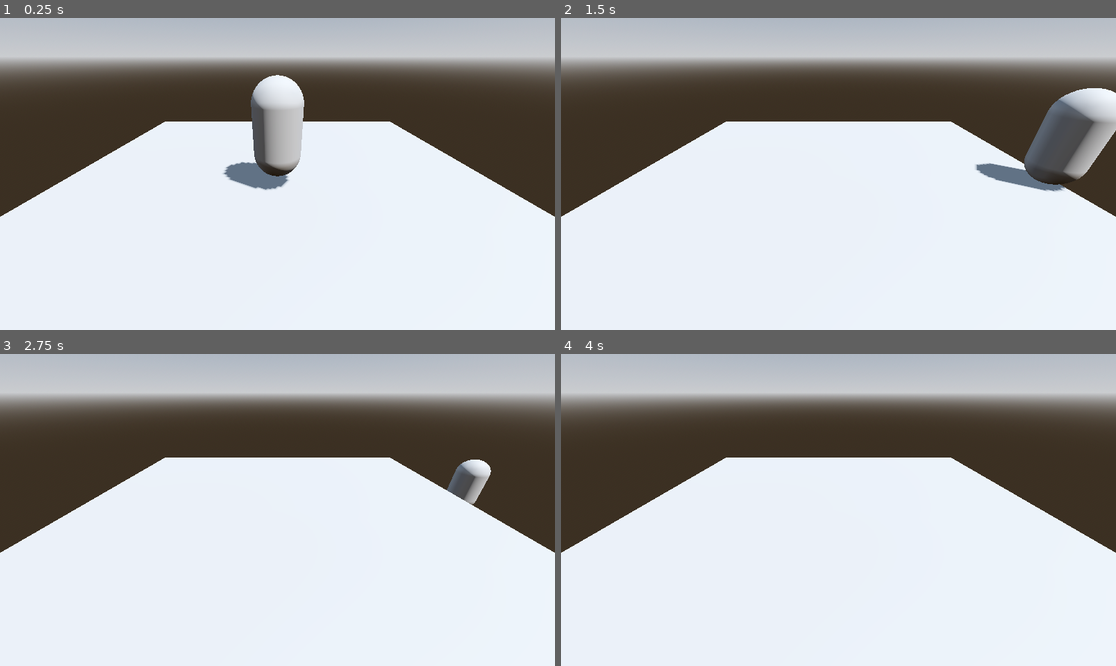
Above: before the commit, frames 1-4 (two rows, left to right).
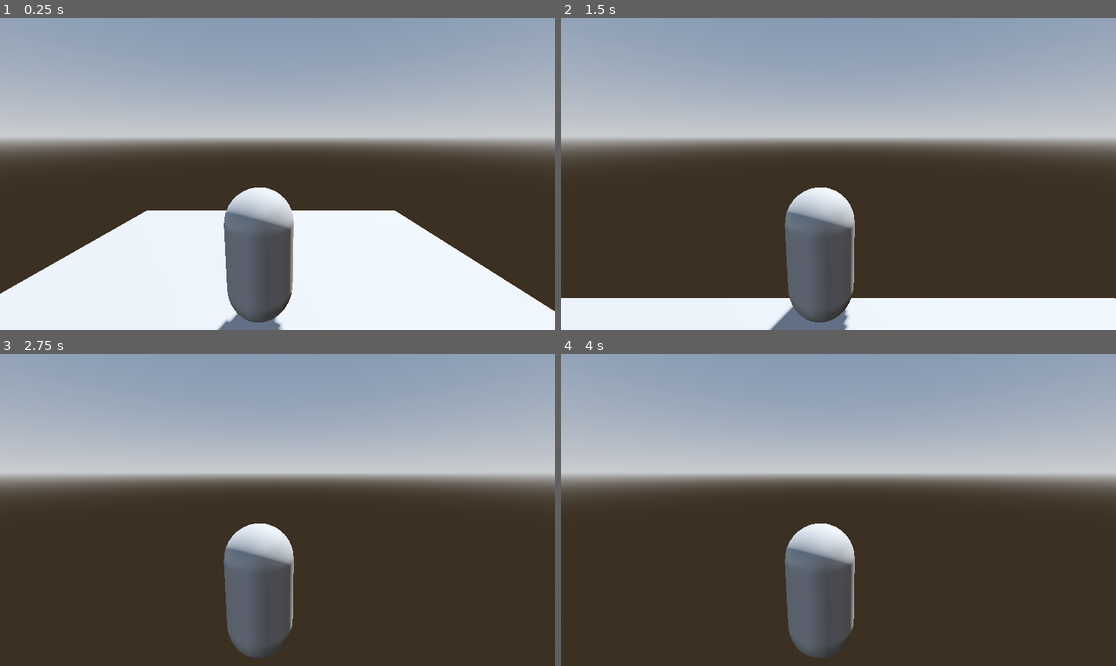
Above: after the commit, the same moments.

Repository: fl9b0y/my_godot_walking_simulator
Game: Godot game, scene res://scenes/world.tscn
Same seed, same stepped clock (60 frames per second), same inputs: the game is played once before the commit and once after it. Before the commit the project starts from res://world.tscn.
Inputs:
- Up to frame 1 (0.25 s): no input
- Up to frame 2 (1.5 s): tap Enter (ui_accept) at 0.5, 0.77 s; hold Up (ui_up) from 0.53 s (still down)
- Up to frame 3 (2.75 s): tap Enter (ui_accept) at 1.52 s; release Up (ui_up) at 2.03 s; hold Left (ui_left) from 2.03 s (still down)
- Up to frame 4 (4 s): tap Enter (ui_accept) at 3.02, 3.5, 3.77 s; release Left (ui_left) at 3.53 s; hold Down (ui_down) from 3.53 s (still down)

The runs differ from the first frame. In frame 1, 69% of the frame differs, in the area x 0-100%, y 0-100%; in frame 2, 86%; in frame 3, 96%; in frame 4, 96%.

Commit message:
finished adding area and camera movemnt

Diff:
--- /dev/null
+++ b/scenes/entering_logic.gd
@@ -0,0 +1,15 @@
+extends Area3D
+
+
+# Called when the node enters the scene tree for the first time.
+func _ready() -> void:
+	pass # Replace with function body.
+
+
+# Called every frame. 'delta' is the elapsed time since the previous frame.
+func _process(delta: float) -> void:
+	pass
+
+
+func _on_body_entered(body: Node3D) -> void:
+	print(body.name)
--- /dev/null
+++ b/scenes/point_b.tscn
@@ -0,0 +1,21 @@
+[gd_scene format=3 uid="uid://bqh1avpy5fysv"]
+
+[ext_resource type="Script" uid="uid://cafoaksuwbeyf" path="res://scenes/entering_logic.gd" id="1_oub1g"]
+
+[sub_resource type="BoxShape3D" id="BoxShape3D_4i8ae"]
+size = Vector3(3, 3, 3)
+
+[sub_resource type="BoxMesh" id="BoxMesh_4i8ae"]
+size = Vector3(3, 3, 3)
+
+[node name="point_B" type="Area3D" unique_id=383057638]
+script = ExtResource("1_oub1g")
+
+[node name="CollisionShape3D" type="CollisionShape3D" parent="." unique_id=491059576]
+shape = SubResource("BoxShape3D_4i8ae")
+
+[node name="MeshInstance3D" type="MeshInstance3D" parent="." unique_id=510996538]
+visible = false
+mesh = SubResource("BoxMesh_4i8ae")
+
+[connection signal="body_entered" from="." to="." method="_on_body_entered"]
--- a/world.tscn
+++ b/scenes/world.tscn
@@ -1,7 +1,8 @@
 [gd_scene format=3 uid="uid://djqt2u30pblhp"]
 
-[ext_resource type="PackedScene" uid="uid://clppablere02v" path="res://ground.tscn" id="1_f3sb7"]
-[ext_resource type="PackedScene" uid="uid://h71hmq2m78by" path="res://player.tscn" id="2_fj7yv"]
+[ext_resource type="PackedScene" uid="uid://clppablere02v" path="res://scenes/ground.tscn" id="1_rwgxs"]
+[ext_resource type="PackedScene" uid="uid://h71hmq2m78by" path="res://scenes/player.tscn" id="2_4wyf3"]
+[ext_resource type="PackedScene" uid="uid://bqh1avpy5fysv" path="res://scenes/point_b.tscn" id="3_4wyf3"]
 
 [sub_resource type="ProceduralSkyMaterial" id="ProceduralSkyMaterial_f3sb7"]
 sky_horizon_color = Color(0.66224277, 0.6717428, 0.6867428, 1)
@@ -25,11 +26,14 @@
 transform = Transform3D(-0.8660254, -0.43301278, 0.25, 0, 0.49999997, 0.86602545, -0.50000006, 0.75, -0.43301266, 0, 0, 0)
 shadow_enabled = true
 
-[node name="ground" parent="." unique_id=1887714351 instance=ExtResource("1_f3sb7")]
+[node name="ground" parent="." unique_id=1887714351 instance=ExtResource("1_rwgxs")]
 transform = Transform3D(1, 0, 0, 0, 1, 0, 0, 0, 1, 0, 0.25, 0)
 
-[node name="player" parent="." unique_id=465516831 instance=ExtResource("2_fj7yv")]
+[node name="player" parent="." unique_id=465516831 instance=ExtResource("2_4wyf3")]
 transform = Transform3D(1, 0, 0, 0, 1, 0, 0, 0, 1, 0, 2, 0)
 
-[node name="Camera3D" type="Camera3D" parent="." unique_id=1103447788]
-transform = Transform3D(-2.5809564e-08, -0.5, 0.8660254, -1.4901159e-08, 0.8660254, 0.5, -1, 0, -2.9802319e-08, 4, 3, 0)
+[node name="Camera3D" type="Camera3D" parent="player" unique_id=1103447788]
+transform = Transform3D(1, 0, 0, 0, 0.98333436, 0.1818065, 0, -0.1818065, 0.9833343, 0.2652812, 1.7219524, 2.7870216)
+
+[node name="point_B" parent="." unique_id=383057638 instance=ExtResource("3_4wyf3")]
+transform = Transform3D(1, 0, 0, 0, 1, 0, 0, 0, 1, 0, 2.2728188, -3)
Not shown, added: scenes/entering_logic.gd.uid
Renamed: ground.tscn -> scenes/ground.tscn
Renamed: player.tscn -> scenes/player.tscn
